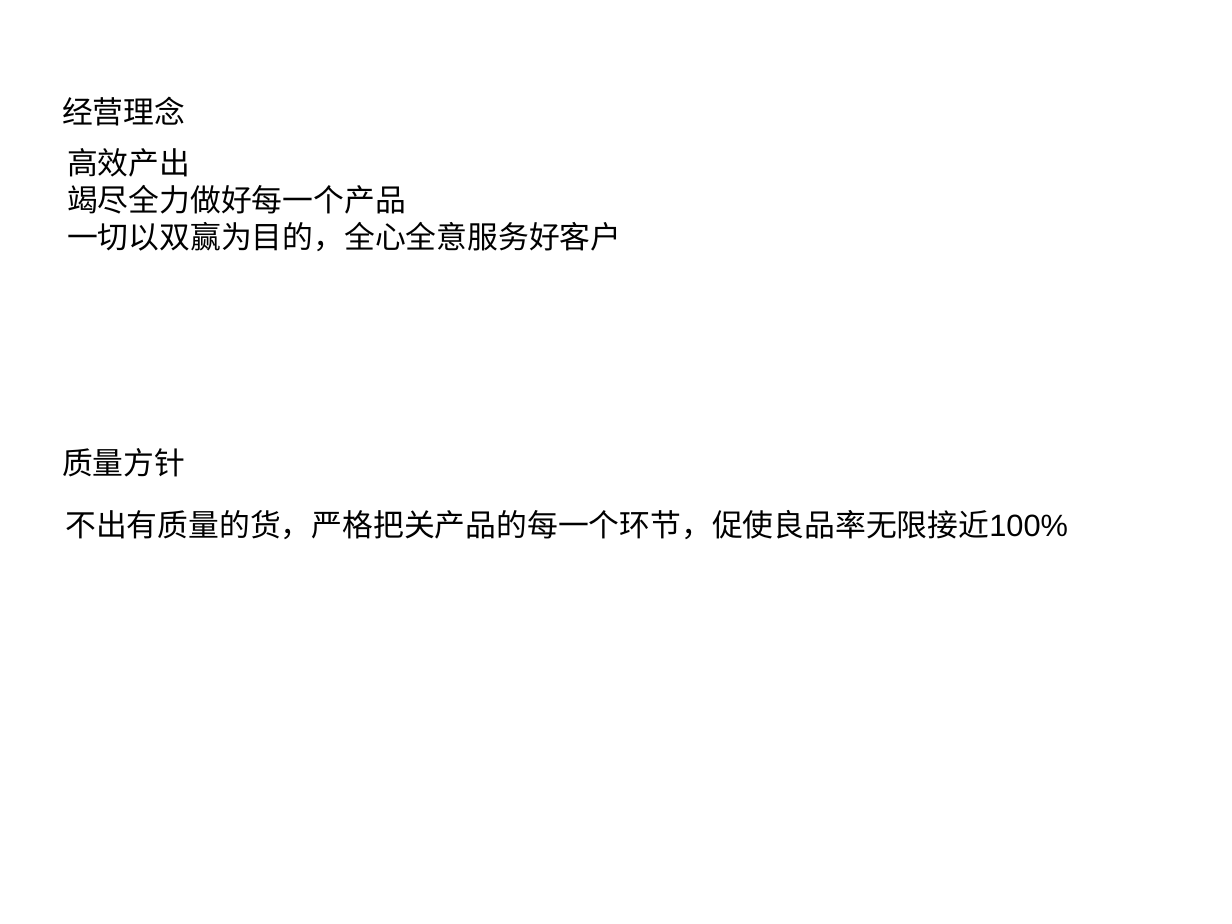
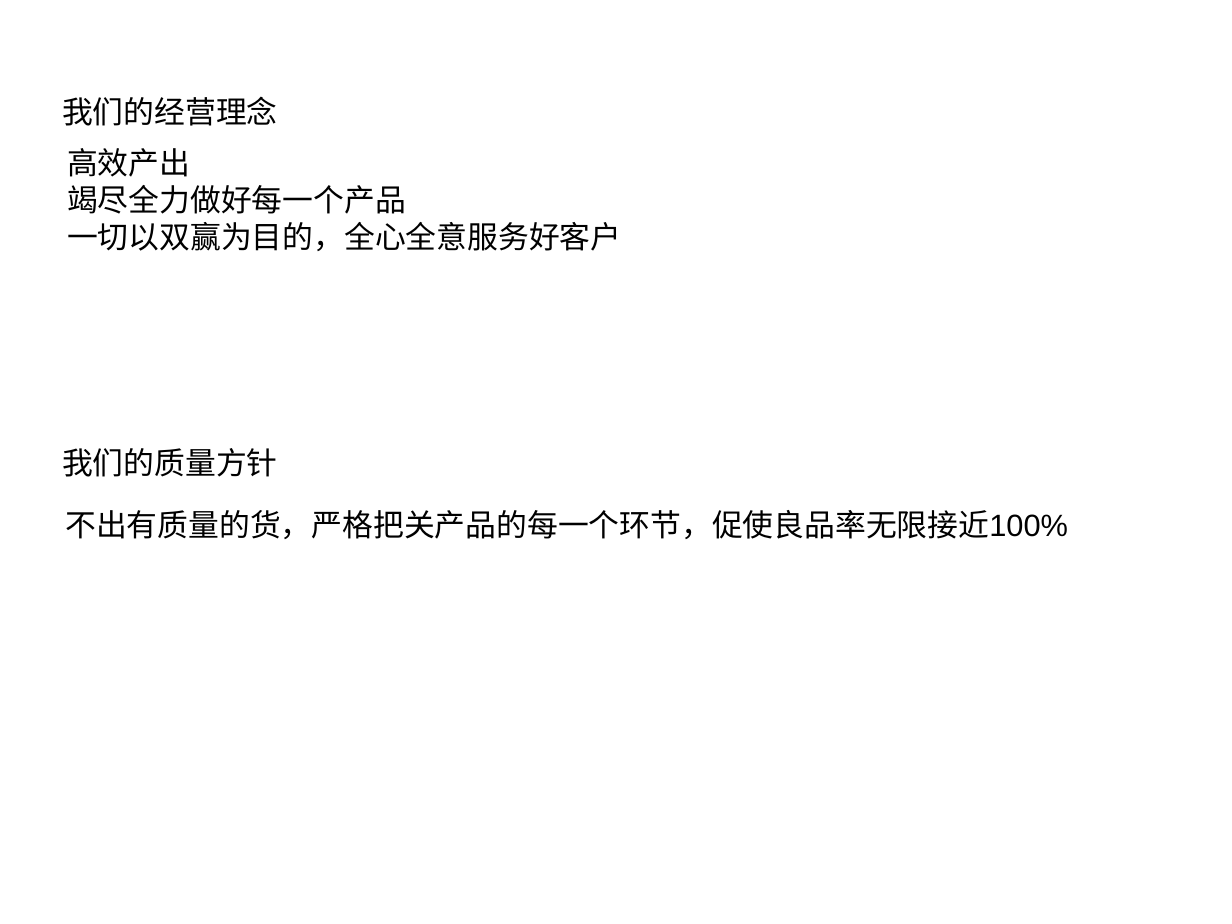
Before and after one commit to windycore/CompanyMaterial-, a slide deck: slide 6 of 打造企业文化.ppt (slide 5 before the commit). Drawn at 1232x924 pixels with LibreOffice and Linux fonts; fonts in the diff are those of the drawing. Boxes give left, top, right and bottom in pixels: in the first picture for what was removed or moved away, otherwise in the second. Text is boxed around its words. In the diff, an @@ line names an element or a change of style, - is before the commit and + after.

```diff
--- a/打造企业文化.ppt
+++ b/打造企业文化.ppt
@@ text at [62, 96, 278, 126]: text changed @@
-经营理念
+我们的经营理念
@@ text at [62, 448, 278, 477]: text changed @@
-质量方针
+我们的质量方针
```
Also in this commit, not shown: 1 other slide changed, 1 slide added, 5 other files.
